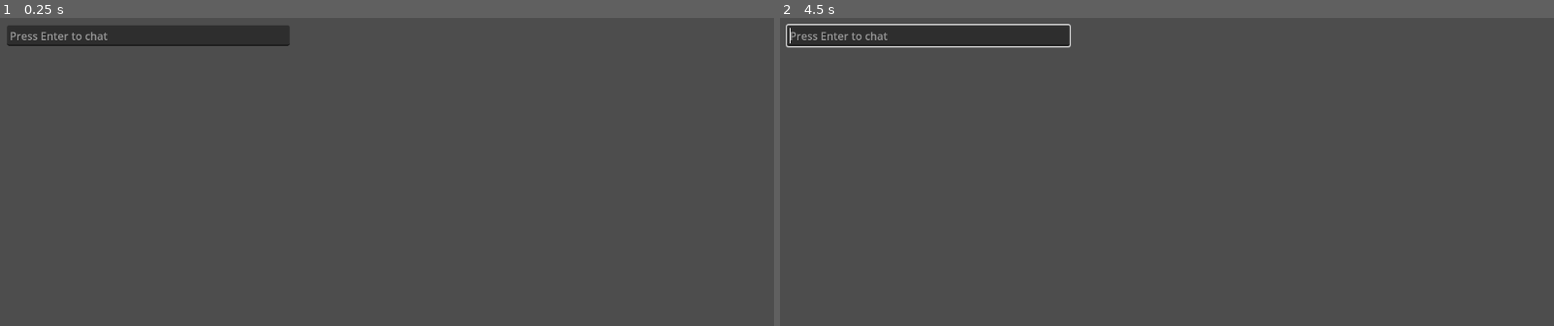
Above: before the commit, frames 1-2 (left to right).
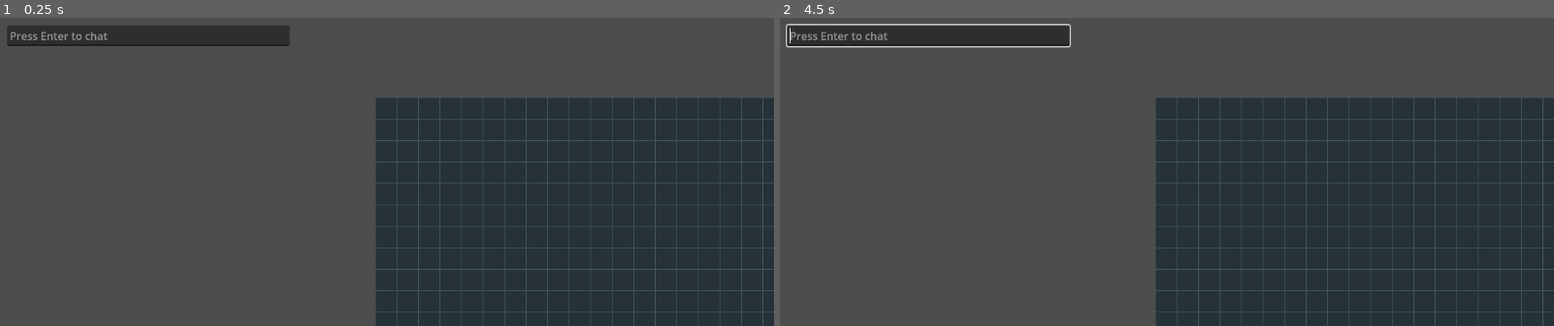
Above: after the commit, the same moments.

Repository: YLardenoije/saide
Game: Godot game, scene res://scenes/Main.tscn
Same seed, same stepped clock (60 frames per second), same inputs: the game is played once before the commit and once after it.
Inputs (mouse positions are in pixels of both pictures, inside the frame that each line leads up to):
- Up to frame 1 (0.25 s): no input
- Up to frame 2 (4.5 s): tap Enter at 0.5, 2, 3.5 s; move the mouse to (1337, 85) at 0.52 s; click (1337, 85) at 0.67 s; tap Space at 1.25, 2.75, 4.25 s; move the mouse to (1012, 128) at 1.27 s; click (1012, 128) at 1.42 s; move the mouse to (outside the picture) at 2.02 s; click (outside the picture) at 2.17 s; move the mouse to (1128, 196) at 2.77 s; click (1128, 196) at 2.92 s; move the mouse to (1399, 175) at 3.52 s; click (1399, 175) at 3.67 s; move the mouse to (934, 42) at 4.27 s; click (934, 42) at 4.42 s

The runs differ from the first frame. In frame 1, 36% of the frame differs, in the area x 48-100%, y 25-100%; in frame 2, 36%.

Commit message:
feat: add authoritative tile pathing

Diff:
--- a/client/scripts/main.gd
+++ b/client/scripts/main.gd
@@ -6,8 +6,14 @@
 
 const SERVER_URL := "ws://127.0.0.1:43594"
 const PROTOCOL_VERSION := 1
+const WORLD_WIDTH := 100
+const WORLD_HEIGHT := 100
+const TILE_SIZE := 32
 const PLAYER_SIZE := Vector2(16, 16)
 const MAX_CHAT_LINES := 10
+const MIN_ZOOM := 0.5
+const MAX_ZOOM := 3.0
+const ZOOM_STEP := 0.25
 
 var _socket := WebSocketPeer.new()
 var _handshake_sent := false
@@ -15,11 +21,27 @@
 var _players: Dictionary = {} # id (String) -> ColorRect
 var _chat_log: RichTextLabel
 var _chat_input: LineEdit
+var _camera: Camera2D
 
 
 func _ready() -> void:
+	_camera = Camera2D.new()
+	_camera.position = Vector2(TILE_SIZE / 2.0, TILE_SIZE / 2.0)
+	add_child(_camera)
 	_setup_chat_ui()
 	_socket.connect_to_url(SERVER_URL)
+	queue_redraw()
+
+
+func _draw() -> void:
+	var world_size := Vector2(WORLD_WIDTH * TILE_SIZE, WORLD_HEIGHT * TILE_SIZE)
+	draw_rect(Rect2(Vector2.ZERO, world_size), Color("263238"), true)
+	for x in range(WORLD_WIDTH + 1):
+		var pixel_x := x * TILE_SIZE
+		draw_line(Vector2(pixel_x, 0), Vector2(pixel_x, world_size.y), Color("455a64"))
+	for y in range(WORLD_HEIGHT + 1):
+		var pixel_y := y * TILE_SIZE
+		draw_line(Vector2(0, pixel_y), Vector2(world_size.x, pixel_y), Color("455a64"))
 
 
 func _process(_delta: float) -> void:
@@ -38,7 +60,19 @@
 
 func _unhandled_input(event: InputEvent) -> void:
 	if event is InputEventMouseButton and event.pressed and event.button_index == MOUSE_BUTTON_LEFT:
-		_send({"type": "MOVE_REQUEST", "x": event.position.x, "y": event.position.y})
+		var destination := Vector2i((get_global_mouse_position() / TILE_SIZE).floor())
+		if destination.x >= 0 and destination.x < WORLD_WIDTH and destination.y >= 0 and destination.y < WORLD_HEIGHT:
+			_send({"type": "MOVE_REQUEST", "x": destination.x, "y": destination.y})
+	elif event is InputEventMouseButton and event.pressed:
+		if event.button_index == MOUSE_BUTTON_WHEEL_UP:
+			_set_zoom(_camera.zoom.x + ZOOM_STEP)
+		elif event.button_index == MOUSE_BUTTON_WHEEL_DOWN:
+			_set_zoom(_camera.zoom.x - ZOOM_STEP)
+
+
+func _set_zoom(value: float) -> void:
+	var clamped_zoom := clampf(value, MIN_ZOOM, MAX_ZOOM)
+	_camera.zoom = Vector2(clamped_zoom, clamped_zoom)
 
 
 func _send(message: Dictionary) -> void:
@@ -83,7 +117,9 @@
 		_players[id] = node
 
 	var node: ColorRect = _players[id]
-	node.position = Vector2(x, y) - PLAYER_SIZE / 2.0
+	node.position = Vector2((x + 0.5) * TILE_SIZE, (y + 0.5) * TILE_SIZE) - PLAYER_SIZE / 2.0
+	if id == _my_id:
+		_camera.position = node.position + PLAYER_SIZE / 2.0
 
 
 func _despawn_player(id: String) -> void:
@@ -93,20 +129,22 @@
 
 
 func _setup_chat_ui() -> void:
+	var ui := CanvasLayer.new()
+	add_child(ui)
 	_chat_log = RichTextLabel.new()
 	_chat_log.position = Vector2(12, 12)
 	_chat_log.size = Vector2(420, 180)
 	_chat_log.fit_content = false
 	_chat_log.scroll_active = true
 	_chat_log.selection_enabled = false
-	add_child(_chat_log)
+	ui.add_child(_chat_log)
 
 	_chat_input = LineEdit.new()
 	_chat_input.position = Vector2(12, 200)
 	_chat_input.size = Vector2(420, 28)
 	_chat_input.placeholder_text = "Press Enter to chat"
 	_chat_input.text_submitted.connect(_on_chat_text_submitted)
-	add_child(_chat_input)
+	ui.add_child(_chat_input)
 
 
 func _append_chat_line(line: String) -> void:
Not shown, changed: docs/NETWORKING.adoc
Not shown, changed: server/src/main.cpp
Not shown, changed: server/src/world.cpp
Not shown, changed: server/src/world.h
Not shown, changed: tools/test_movement_milestone.py
